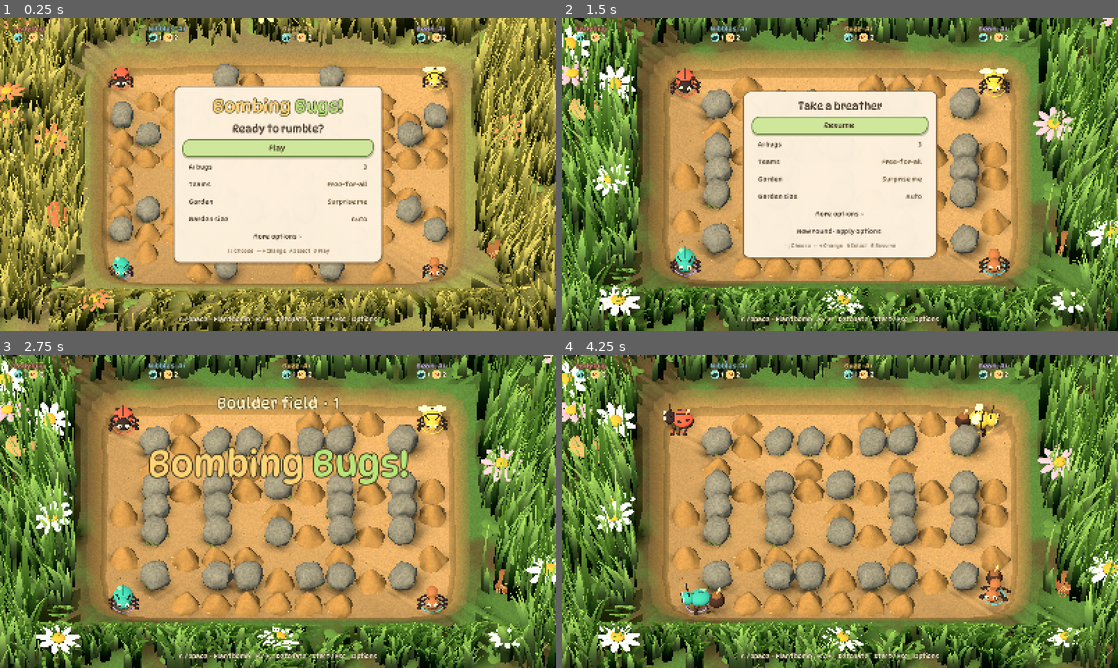
Above: before the commit, frames 1-4 (two rows, left to right).
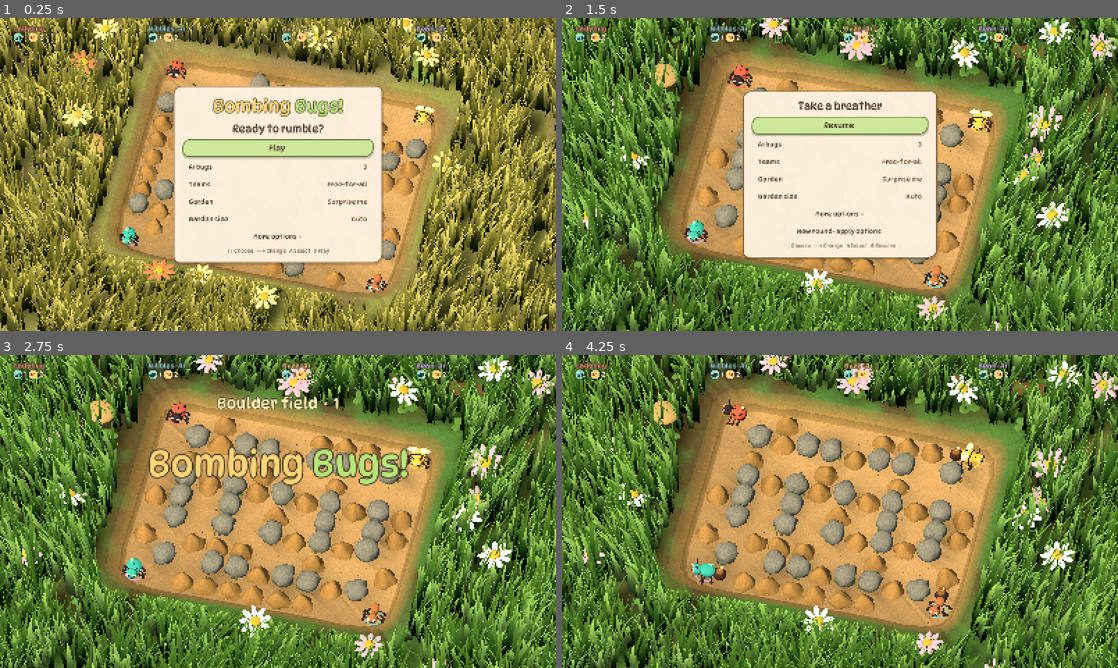
Above: after the commit, the same moments.

Repository: ontola/gamenight-games
Game: Godot game, scene res://main.tscn
Two runs of this game, one before a commit and one after it. Both use one fixed random seed, a clock stepped at 60 frames per second and the inputs below.
Inputs (mouse positions are in pixels of both pictures, inside the frame that each line leads up to):
- Up to frame 1 (0.25 s): no input
- Up to frame 2 (1.5 s): tap Enter at 0.5 s; move the mouse to (962, 158) at 0.52 s; hold D 0.53-1.28 s; hold Enter 0.53-1.28 s; click (962, 158) at 0.67 s; tap Space at 0.77, 1.07 s; move the mouse to (728, 190) at 1.27 s; hold S from 1.28 s (still down); tap P at 1.35 s
- Up to frame 3 (2.75 s): tap Space at 1.52, 1.82 s; move the mouse to (333, 442) at 2.02 s; release S at 2.03 s; hold D from 2.03 s (still down); hold Backspace from 2.03 s (still down)
- Up to frame 4 (4.25 s): move the mouse to (812, 574) at 2.77 s; release D at 2.78 s; release Backspace at 2.78 s; hold W 2.78-3.53 s; tap E at 2.85 s; click (812, 574) at 2.92 s; tap Space at 3.02, 3.32, 3.77, 4.07 s; move the mouse to (1006, 558) at 3.52 s; hold A from 3.53 s (still down); hold Shift from 3.53 s (still down)

The runs differ from the first frame. In frame 1, 62% of the frame differs, in the area x 0-100%, y 0-100%; in frame 2, 66%; in frame 3, 77%; in frame 4, 79%.

Commit message:
Bombing Bugs: blast fire on burning corpses, tilted three-quarter camera, softer shadows, no control hints
Co-Authored-By: Claude Opus 5.5 (1M context) <noreply@anthropic.com>
Claude-Session: https://claude.ai/code/session_01A6exjfnhezmQTZHuqiLmSE

Diff:
--- a/bombing-bugs/gamenight.json
+++ b/bombing-bugs/gamenight.json
@@ -35,6 +35,6 @@
   },
   "links": {
     "source": "https://github.com/ontola/gamenight-games/tree/main/bombing-bugs",
-    "releases": "https://github.com/ontola/gamenight-games/releases/tag/bombing-bugs-v0.6.0"
+    "releases": "https://github.com/ontola/gamenight-games/releases/tag/bombing-bugs-v0.7.0"
   }
 }
--- a/bombing-bugs/project.godot
+++ b/bombing-bugs/project.godot
@@ -23,6 +23,9 @@
 game_id="bombing-bugs"
 
 [rendering]
+
+lights_and_shadows/directional_shadow/size=8192
+lights_and_shadows/directional_shadow/soft_shadow_filter_quality=3
 renderer/rendering_method="gl_compatibility"
 renderer/rendering_method.mobile="gl_compatibility"
 textures/default_filters/use_nearest_mipmap_filter=false
--- a/bombing-bugs/src/bug.gd
+++ b/bombing-bugs/src/bug.gd
@@ -1,5 +1,6 @@
 extends Node3D
 const Clay = preload("res://src/clay.gd")
+const Explosion = preload("res://src/explosion.gd")
 const COLORS := [Color("f1634c"),Color("bf784b"),Color("f7c74c"),Color("3ebeb0")]
 var body: Node3D
 var legs: Array[Node3D] = []
@@ -10,10 +11,13 @@
 # Death: flipped on its back, charred, a little fire on the belly, then it falls apart.
 var dead_time := -1.0
 var charred: Array = []   # [material, original colour]
-var flames: Array[MeshInstance3D] = []
+# The corpse fire reuses the blast's billow shader in looping mode, plus a glow and embers.
+var fire: MultiMeshInstance3D
+var fire_material: ShaderMaterial
+var fire_light: OmniLight3D
+var embers: Array[MeshInstance3D] = []
 var wisps: Array[MeshInstance3D] = []
 var pieces: Array = []    # [node, velocity, spin]
-var flame_material: StandardMaterial3D
 var flame_core: StandardMaterial3D
 var smoke_material: StandardMaterial3D
 const CHAR := Color("1c1612")
@@ -116,7 +120,7 @@
 	var angle := PI*flip
 	body.rotation.z = angle
 	# Once the fire dies down the husk sags flat.
-	var slump := smoothstep(2.3,3.6,t)
+	var slump := smoothstep(2.9,4.2,t)
 	body.position = Vector3(.37*sin(angle),.37-.37*cos(angle)-.14*flip+sin(clampf(t/.5,0,1)*PI)*.55-.1*slump,0)
 	body.scale = Vector3(1.0+.1*slump,1.0-.22*slump,1.0+.1*slump)
 	# Scorched black within a blink; the embers in the char glow out.
@@ -129,22 +133,30 @@
 	for i in legs.size():
 		if legs[i].top_level: continue
 		legs[i].rotation.x = sin(t*28.0+i*1.7)*.7*clampf(t-.45,0,1)*exp(-t*1.3)
-	# A small fire licks the upturned belly, then gutters out.
-	var fire_left := clampf((2.6-t)/.8,0,1)*smoothstep(.35,.6,t)
-	for i in flames.size():
-		var f := flames[i]
-		var flicker := .75+.25*sin(t*(23.0+i*7.0)+i)*sin(t*(13.0+i*3.0))
-		f.visible = fire_left > 0
-		f.scale = Vector3(.26,.6*flicker,.26)*[1.0,.8,.5][i]*fire_left
-		f.position = Vector3(sin(t*9.0+i*2.0)*.04+[-.06,.07,0.0][i],.58+f.scale.y*.4,cos(t*7.0+i)*.04)
+	# The upturned belly burns: rolling fire puffs, a flickering glow and embers drifting up.
+	var fire_left := clampf((3.6-t)/1.0,0,1)*smoothstep(.3,.6,t)
+	var flicker := .8+.2*sin(t*23.0)*sin(t*13.0+1.0)
+	fire.visible = fire_left > 0
+	fire.position.y = .52-.1*slump
+	fire.scale = Vector3.ONE*(.45+.55*fire_left)
+	fire_material.set_shader_parameter("anim",t*1.3)
+	fire_material.set_shader_parameter("intensity",fire_left)
+	fire_light.visible = fire_left > 0
+	fire_light.light_energy = 1.1*fire_left*flicker
+	for i in embers.size():
+		var e := embers[i]
+		var life := fmod(t*.85+i*.137,1.0)
+		e.visible = fire_left > 0
+		e.position = Vector3(sin(i*2.3+life*3.0)*(.12+life*.2),.55+life*1.5-.1*slump,cos(i*1.7+life*2.0)*(.12+life*.15))
+		e.scale = Vector3.ONE*.045*(1.0-life)*fire_left
 	for i in wisps.size():
 		var w := wisps[i]
 		var life := fmod(t*.6+i/6.0,1.0)
-		var strength := clampf((3.6-t)/1.2,0,1)*smoothstep(.4,.8,t)
+		var strength := clampf((4.6-t)/1.2,0,1)*smoothstep(.4,.8,t)
 		w.visible = strength > 0
 		w.position = Vector3(sin(life*5.0+i)*.1+life*.25,.8+life*1.2,cos(life*4.0+i)*.08)
 		w.scale = Vector3.ONE*(.22+life*.4)*strength*(1.0-life*.4)
-	if t >= 2.4 and pieces.is_empty(): _fall_apart()
+	if t >= 3.0 and pieces.is_empty(): _fall_apart()
 	for p in pieces:
 		var node: Node3D = p[0]
 		var v: Vector3 = p[1]
@@ -173,15 +185,34 @@
 			m.emission_enabled = true; m.emission = Color("ff5a1a"); m.emission_energy_multiplier = 0.0
 			n.material_override = m
 			charred.append([m,source.albedo_color])
-	if flame_material == null:
-		flame_material = StandardMaterial3D.new(); flame_material.shading_mode = BaseMaterial3D.SHADING_MODE_UNSHADED
-		flame_material.albedo_color = Color("e2561a"); flame_material.blend_mode = BaseMaterial3D.BLEND_MODE_ADD
-		flame_core = flame_material.duplicate(); flame_core.albedo_color = Color("ffc24a")
+	if flame_core == null:
+		flame_core = StandardMaterial3D.new(); flame_core.shading_mode = BaseMaterial3D.SHADING_MODE_UNSHADED
+		flame_core.albedo_color = Color(1.0,.72,.3)*2.2; flame_core.blend_mode = BaseMaterial3D.BLEND_MODE_ADD
 		smoke_material = StandardMaterial3D.new(); smoke_material.shading_mode = BaseMaterial3D.SHADING_MODE_UNSHADED
 		smoke_material.albedo_color = Color(.36,.33,.3,.32); smoke_material.transparency = BaseMaterial3D.TRANSPARENCY_ALPHA
-	for i in 3:
-		var f := Clay.ball(self,Vector3(0,.7,0),Vector3.ONE*.01,Color.WHITE); f.material_override = flame_core if i == 2 else flame_material
-		f.cast_shadow = GeometryInstance3D.SHADOW_CASTING_SETTING_OFF; f.visible = false; flames.append(f)
+	Explosion.ensure_shaders()
+	var random := RandomNumberGenerator.new(); random.seed = kind*131+int(global_position.x*13.0+global_position.z*7.0)
+	var mm := MultiMesh.new(); mm.transform_format = MultiMesh.TRANSFORM_3D; mm.use_colors = true; mm.use_custom_data = true
+	mm.mesh = Explosion.puff_mesh; mm.instance_count = 16
+	for i in mm.instance_count:
+		var at := Vector3(random.randf_range(-.22,.22),random.randf_range(0,.12),random.randf_range(-.28,.22))
+		var near := 1.0-clampf(Vector2(at.x,at.z).length()/.35,0,1)
+		mm.set_instance_transform(i,Transform3D(Basis.IDENTITY.scaled(Vector3.ONE*random.randf_range(.26,.42)*(.8+.4*near)),at))
+		mm.set_instance_color(i,Color(1,1,1,random.randf_range(.8,.95)))
+		# custom: seed, loop phase, heat (hotter in the middle), cycle speed
+		mm.set_instance_custom_data(i,Color(random.randf(),random.randf(),.7+.3*near,random.randf_range(.1,.6)))
+	fire = MultiMeshInstance3D.new(); fire.multimesh = mm; fire.cast_shadow = GeometryInstance3D.SHADOW_CASTING_SETTING_OFF
+	fire.custom_aabb = AABB(Vector3(-1,-1,-1),Vector3(2,3.5,2))
+	fire_material = ShaderMaterial.new(); fire_material.shader = Explosion.billow_shader
+	fire_material.set_shader_parameter("is_fire",1.0); fire_material.set_shader_parameter("loop",1.0)
+	fire_material.set_shader_parameter("loop_rise",1.6); fire_material.set_shader_parameter("tail_power",1.6)
+	fire_material.set_shader_parameter("lump_amount",.3)
+	fire.material_override = fire_material; fire.visible = false; add_child(fire)
+	fire_light = OmniLight3D.new(); fire_light.position = Vector3(0,.9,0); fire_light.omni_range = 2.0; fire_light.omni_attenuation = 1.2
+	fire_light.light_color = Color("ff8a32"); fire_light.visible = false; add_child(fire_light)
+	for i in 8:
+		var e := Clay.ball(self,Vector3(0,.7,0),Vector3.ONE,Color.WHITE); e.material_override = flame_core
+		e.cast_shadow = GeometryInstance3D.SHADOW_CASTING_SETTING_OFF; e.visible = false; embers.append(e)
 	for i in 6:
 		var w := Clay.ball(self,Vector3(0,.8,0),Vector3.ONE*.01,Color.WHITE); w.material_override = smoke_material
 		w.cast_shadow = GeometryInstance3D.SHADOW_CASTING_SETTING_OFF; w.visible = false; wisps.append(w)
--- a/bombing-bugs/src/explosion.gd
+++ b/bombing-bugs/src/explosion.gd
@@ -14,6 +14,10 @@
 uniform float growth_min = 0.35;
 uniform float tail_power = 1.5;
 uniform vec3 smoke_tint : source_color = vec3(1.0);
+// Looping fire (a burning bug): every puff cycles on its own phase and rises as it ages.
+uniform float loop = 0.0;
+uniform float loop_rise = 0.0;
+uniform float intensity = 1.0;
 varying float v_age;
 varying float v_heat;
 varying vec3 v_body;
@@ -26,13 +30,15 @@
  v_body = COLOR.rgb;
  v_opk = COLOR.a;
  v_age = clamp((anim-delay)*(1.0+INSTANCE_CUSTOM.w)/max(1.0-delay,0.001),0.0,1.0);
+ if (loop > .5) v_age = fract(anim*(1.0+INSTANCE_CUSTOM.w)+delay);
  float s = seed*100.0;
  float a = sin(VERTEX.x*6.3+s)*sin(VERTEX.y*5.1+s*1.7)*sin(VERTEX.z*7.2+s*.9);
  float b = sin(VERTEX.x*13.0+s*2.1)*sin(VERTEX.z*11.0+s*1.3);
  float c = sin(VERTEX.x*21.0+s*3.3)*sin(VERTEX.y*18.0+s*2.1)*sin(VERTEX.z*25.0+s*1.5);
  v_shade = (a*.7+b*.3)*.55+c*.45;
  VERTEX += NORMAL*(a*.7+b*.3)*lump_amount;
- VERTEX *= mix(growth_min,1.0,v_age);
+ VERTEX *= mix(growth_min,1.0,v_age)*mix(1.0,.55,loop*v_age*v_age);
+ VERTEX.y += loop_rise*v_age*v_age;
 }
 void fragment() {
  float facing = abs(dot(normalize(NORMAL),normalize(VIEW)));
@@ -40,7 +46,7 @@
  float fade_in = smoothstep(0.0,.12,v_age);
  float t = clamp((v_age-.12)/.88,0.0,1.0);
  float fade_out = pow(1.0-t,tail_power)*(1.0-smoothstep(.5,1.0,t));
- ALPHA = v_opk*fade_in*fade_out*smoothstep(0.0,.85,facing);
+ ALPHA = v_opk*fade_in*fade_out*smoothstep(0.0,.85,facing)*intensity;
  vec2 px_cell = floor(UV*vec2(8.0,5.0));
  float cell_band = mod(px_cell.x+px_cell.y,3.0)-1.0;
  if (is_fire > .5) {
@@ -120,12 +126,18 @@
 ## cells: every burning cell of this blast (the bomb's own cell first).
 ## world_of maps a cell to its world position.
 func setup(cells: Array, world_of: Callable, seed_value: int) -> void:
+	ensure_shaders()
+	_setup(cells,world_of,seed_value)
+
+static func ensure_shaders() -> void:
 	if billow_shader == null:
 		billow_shader = Shader.new(); billow_shader.code = BILLOW_CODE
 		spark_shader = Shader.new(); spark_shader.code = SPARK_CODE
 		scorch_shader = Shader.new(); scorch_shader.code = SCORCH_CODE
 		puff_mesh = SphereMesh.new(); puff_mesh.radius = .5; puff_mesh.height = 1.0; puff_mesh.radial_segments = 16; puff_mesh.rings = 9
 		spark_mesh = SphereMesh.new(); spark_mesh.radius = .06; spark_mesh.height = .12; spark_mesh.radial_segments = 5; spark_mesh.rings = 3
+
+func _setup(cells: Array, world_of: Callable, seed_value: int) -> void:
 	var rng := RandomNumberGenerator.new(); rng.seed = seed_value
 	var center: Vector2i = cells[0]
 	var origin: Vector3 = world_of.call(Vector2(center))
--- a/bombing-bugs/src/garden.gd
+++ b/bombing-bugs/src/garden.gd
@@ -35,7 +35,9 @@
 	env.glow_enabled = true; env.glow_hdr_threshold = 1.0; env.glow_intensity = .9; env.glow_bloom = 0.0; env.glow_blend_mode = Environment.GLOW_BLEND_MODE_ADDITIVE
 	env_node.environment = env; add_child(env_node)
 	var sun := DirectionalLight3D.new(); sun.rotation_degrees = Vector3(SUN_ANGLES.x,SUN_ANGLES.y,0); sun.light_color = Color("ffe7bd"); sun.light_energy = .74
-	sun.shadow_enabled = true; sun.shadow_blur = 2.0; sun.directional_shadow_max_distance = 40; add_child(sun)
+	sun.shadow_enabled = true; sun.shadow_blur = 1.6; sun.directional_shadow_max_distance = 40
+	# One full-resolution cascade: the ortho camera sees the whole garden at once.
+	sun.directional_shadow_mode = DirectionalLight3D.SHADOW_ORTHOGONAL; sun.shadow_normal_bias = 1.2; add_child(sun)
 	arena_root = Node3D.new(); add_child(arena_root)
 	flame_root = Node3D.new(); add_child(flame_root)
 	burst_root = Node3D.new(); add_child(burst_root)
@@ -49,6 +51,10 @@
 	{"soil":Color("7a6142"),"moss":Color("7f8648"),"base":Color("4d5c2a"),"tip":Color("cfb055"),"flowers":[Color("c9a0e8"),Color("fff0c8")]},
 ]
 const SUN_ANGLES := Vector2(-52,-32)
+## A playful three-quarter view: tilted down CAM_PITCH degrees and turned CAM_YAW
+## degrees off straight-on, so the garden reads as a little diorama.
+const CAM_PITCH := 54.0
+const CAM_YAW := 13.0
 const GRASS_SHADER := """shader_type spatial;
 render_mode cull_disabled;
 uniform float gust = 1.0;
@@ -79,12 +85,13 @@
 varying vec3 world;
 void vertex() { world = (MODEL_MATRIX*vec4(VERTEX,1.0)).xyz; }
 void fragment() {
- // The quads float at meadow height, so they must never hang over the sunken pit.
- if (abs(world.x) < arena.x && abs(world.z) < arena.y) discard;
+ // Fade out towards the pit instead of cutting off at a hard edge.
+ float outside = max(abs(world.x)-arena.x,abs(world.z)-arena.y);
+ float near_pit = smoothstep(0.0,.9,outside);
  float d = length(UV);
  float core = mix(1.0,.55,smoothstep(-1.0,1.0,UV.x));
  ALBEDO = vec3(.08,.1,.04);
- ALPHA = (1.0-smoothstep(.25,1.0,d))*.32*core;
+ ALPHA = (1.0-smoothstep(.25,1.0,d))*.32*core*near_pit;
 }
 """
 const MEADOW_SHADER := """shader_type spatial;
@@ -143,8 +150,7 @@
 			var stem_at := at+Vector3(rng.randf_range(-.3,.3),0,rng.randf_range(-.3,.3))
 			# Daisies stand taller than the bugs, except along the front edge where they'd hide the sand.
 			var height := rng.randf_range(1.1,2.3)
-			var front := stem_at.z-(hz+.62)
-			if front > -.62 and absf(stem_at.x) < hx+2.5: height = minf(height,(front-.5)*.9)
+			height = minf(height,_cover_limit(stem_at,Vector3.ZERO)-.5)
 			if height > .5: flower(stem_at,height,flower_colors[rng.randi() % flower_colors.size()])
 	# One back-edge prop: a fallen twig, a row of pebbles or nothing at all.
 	match rng.randi() % 3:
@@ -174,7 +180,8 @@
 	var mx := -side*(hx+rng.randf_range(1.8,2.6)); var mz := rng.randf_range(-hz+.5,hz-.5)
 	for i in rng.randi_range(1,3):
 		var m := _sway_node(scenery,Vector3(mx-side*i*.8,0,mz+rng.randf_range(-.3,.3)),.6)
-		var height := rng.randf_range(.9,1.6)
+		var height := minf(rng.randf_range(.9,1.6),_cover_limit(m.position,Vector3.ZERO)-.7)
+		if height < .5: m.visible = false
 		Clay.rod(m,Vector3.ZERO,Vector3(0,height,0),.11,Color("e5ce99"))
 		Clay.ball(m,Vector3(0,height,0),Vector3(1.2,.45,1.2)*rng.randf_range(.8,1.15),cap)
 
@@ -205,7 +212,7 @@
 # a continuous eroded bank rises outside the playable cells, rather than a rock fence.
 func build_terrain() -> void:
 	var rings: Array[PackedVector3Array] = []
-	var profiles := [Vector3(hx+.03,-.04,hz+.03),Vector3(hx+.22,.18,hz+.22),Vector3(hx+.68,.53,hz+.68),Vector3(hx+1.15,.49,hz+1.15),Vector3(hx+7.5,.43,hz+6.5)]
+	var profiles := [Vector3(hx+.03,-.04,hz+.03),Vector3(hx+.22,.18,hz+.22),Vector3(hx+.68,.53,hz+.68),Vector3(hx+1.15,.49,hz+1.15),Vector3(hx+16,.43,hz+14)]
 	var count := 192
 	for r in profiles.size():
 		var ring := PackedVector3Array(); var profile: Vector3 = profiles[r]
@@ -244,7 +251,7 @@
 ## One mesh and a wind shader keep it cheap; UV.y carries the height for the sway.
 func build_grass() -> void:
 	var verts := PackedVector3Array(); var normals := PackedVector3Array(); var colors := PackedColorArray(); var uvs := PackedVector2Array(); var indices := PackedInt32Array()
-	var reach := Vector2(hx+6,hz+4.5)
+	var reach := Vector2(hx+9,hz+7.5)
 	var shadow_tool := SurfaceTool.new(); shadow_tool.begin(Mesh.PRIMITIVE_TRIANGLES)
 	var clumps := int(660*(reach.x*reach.y)/(11.5*9.0))
 	var base_color: Color = mood.base; var tip_color: Color = mood.tip
@@ -268,15 +275,12 @@
 			var lean := facing*rng.randf_range(.1,.4)*height+Vector3(off.x,0,off.y)*.4
 			# Blades beside the arena lean away from it, never over it.
 			if absf(at.x) > hx+.62 and absf(at.z) < hz+1.5: lean.x = absf(lean.x)*signf(at.x)
-			var front := at.z-(hz+.62)
-			if front > -.62 and absf(at.x) < hx+2.5:
-				# The camera looks over the front edge, so the grass there is swept
-				# aside: leaning outward and only as tall as it can be without its
-				# tips reaching over the sand (ortho camera at ~46 degrees).
-				var sweep := rng.randf_range(.3,.5)
-				lean.z = sweep*height
-				height = minf(height,maxf(.12,front/(1.0-sweep)))
-				lean.z = sweep*height
+			# Blades between the camera and the sand stay short enough that their
+			# tips never hide it; they stand upright rather than swept aside.
+			var reach_on_screen := _cover_limit(at,lean/height)
+			if height > reach_on_screen:
+				var k := maxf(.12,reach_on_screen)/height
+				height *= k; lean *= k
 			tallest = maxf(tallest,height)
 			var shade := rng.randf()
 			var low_c := base_color.lerp(mood.soil,rng.randf()*.25)
@@ -309,11 +313,39 @@
 	shade_mesh.cast_shadow = GeometryInstance3D.SHADOW_CASTING_SETTING_OFF
 	var shade_shader := Shader.new(); shade_shader.code = CLUMP_SHADOW_SHADER
 	shade_mesh.material_override = ShaderMaterial.new(); shade_mesh.material_override.shader = shade_shader
-	shade_mesh.material_override.set_shader_parameter("arena",Vector2(hx+.9,hz+.9))
+	shade_mesh.material_override.set_shader_parameter("arena",Vector2(hx+.7,hz+.7))
 	scenery.add_child(shade_mesh)
 	var shader := Shader.new(); shader.code = GRASS_SHADER
 	var material := ShaderMaterial.new(); material.shader = shader; material.set_shader_parameter("gust",rng.randf_range(.6,1.3))
 	grass.material_override = material; scenery.add_child(grass)
+
+## Approximate height of the bank and meadow at a point (see build_terrain's profiles).
+func _meadow_height(p: Vector3) -> float:
+	var d := maxf(absf(p.x)-hx,absf(p.z)-hz)
+	if d < .68: return .53
+	if d < 1.15: return lerpf(.53,.49,(d-.68)/.47)
+	return lerpf(.49,.43,clampf((d-1.15)/14.85,0,1))
+
+## Horizontal direction the camera looks in.
+static func view_away() -> Vector3:
+	return Vector3(-sin(deg_to_rad(CAM_YAW)),0,-cos(deg_to_rad(CAM_YAW)))
+
+## How tall something standing at `at` may be (leaning `lean_per_height` per unit
+## of height) before its top, seen from the camera, overlaps the sand pit.
+func _cover_limit(at: Vector3, lean_per_height: Vector3) -> float:
+	var per := Vector2(view_away().x,view_away().z)/tan(deg_to_rad(CAM_PITCH))+Vector2(lean_per_height.x,lean_per_height.z)
+	var half := Vector2(hx+.62,hz+.62)
+	var t_in := -INF; var t_out := INF
+	for axis in 2:
+		var o: float = at.x if axis == 0 else at.z
+		var d: float = per[axis]
+		if absf(d) < .0001:
+			if absf(o) >= half[axis]: return INF
+			continue
+		var t1 := (-half[axis]-o)/d; var t2 := (half[axis]-o)/d
+		t_in = maxf(t_in,minf(t1,t2)); t_out = minf(t_out,maxf(t1,t2))
+	if t_in >= t_out or t_out <= 0: return INF
+	return maxf(t_in,0.0)*.92
 
 ## One soft ellipse per clump: a dark core under the tuft fading out along the sun.
 func _clump_shadow(tool: SurfaceTool, center: Vector3, radius: float, height: float) -> void:
@@ -321,8 +353,9 @@
 	var reach := Vector3(light.x,0,light.z)/-light.y*height*.8
 	var along := reach.normalized(); var across := Vector3(-along.z,0,along.x)
 	var half_len := reach.length()*.5+radius*1.2; var half_w := radius*1.4+height*.08
-	var mid := Vector3(center.x,.5,center.z)+reach*.5
+	var mid := Vector3(center.x,0,center.z)+reach*.5
 	var corners := [mid-along*half_len-across*half_w,mid+along*half_len-across*half_w,mid+along*half_len+across*half_w,mid-along*half_len+across*half_w]
+	for i in 4: corners[i].y = _meadow_height(corners[i])+.05
 	var uv := [Vector2(-1,-1),Vector2(1,-1),Vector2(1,1),Vector2(-1,1)]
 	for i in [0,1,2,0,2,3]:
 		# UV.x < 0 is the end under the tuft; it stays darker than the tail.
--- a/bombing-bugs/src/main.gd
+++ b/bombing-bugs/src/main.gd
@@ -96,7 +96,7 @@
 	garden = Garden.new(); add_child(garden); garden.build()
 	camera = Camera3D.new(); add_child(camera)
 	camera.projection = Camera3D.PROJECTION_ORTHOGONAL; camera.keep_aspect = Camera3D.KEEP_WIDTH; camera.size = 18.0
-	camera.position = Vector3(0,16,15); camera.look_at(Vector3(0,0,-.2)); camera.current = true
+	camera.current = true; _frame_camera(13,11)
 	_build_ui(); _build_audio()
 	_warm_up_shaders()
 	if managed:
@@ -152,9 +152,7 @@
 	round_index += 1
 	sim.start(roster,settings,seed_base+round_index*71)
 	garden.reset(sim)
-	# Frame each garden size the same way the medium garden was composed.
-	var zoom := maxf(sim.w/13.0,sim.h/11.0)
-	camera.size = 18.0*zoom; camera.position = Vector3(0,16,15)*zoom; camera.look_at(Vector3(0,0,-.2*zoom))
+	_frame_camera(sim.w,sim.h)
 	for view in views: view.queue_free()
 	views.clear()
 	for i in sim.bugs.size():
@@ -162,9 +160,27 @@
 		v.position = garden.world(sim.bugs[i].pos)
 	_update_badges()
 	result_time = 0; countdown = 3.0 if intro else 2.0
-	hint.text = "A  ·  Plant bomb     B  ·  Detonate     Start  ·  Options     Back  ·  GameNight" if managed else "A / Space  ·  Plant bomb     B / E  ·  Detonate     Start / Esc  ·  Options"
+	# Controls speak for themselves; the hint line only returns between rounds.
+	hint.text = ""
 	if demo:
 		for p in sim.bugs: p.bot = true
+
+## Three-quarter view (Garden.CAM_PITCH/CAM_YAW) sized so the whole pit and its
+## bank fit on screen with the same breathing room for every garden size.
+func _frame_camera(cols: int, rows: int) -> void:
+	var hx := (cols-2)*.5+1.2; var hz := (rows-2)*.5+1.2
+	var pitch := deg_to_rad(Garden.CAM_PITCH); var yaw := deg_to_rad(Garden.CAM_YAW)
+	var back := Vector3(sin(yaw)*cos(pitch),sin(pitch),cos(yaw)*cos(pitch))
+	# Nudge the aim down a little so the player badges along the top have room.
+	var target := Vector3(0,0,-.35)
+	camera.position = target+back*30.0; camera.look_at(target)
+	var right := camera.global_basis.x; var up := camera.global_basis.y
+	var w := 0.0; var h := 0.0
+	for c in [Vector3(-hx,0,-hz),Vector3(hx,0,-hz),Vector3(hx,0,hz),Vector3(-hx,0,hz),Vector3(-hx,.6,-hz),Vector3(hx,.6,-hz)]:
+		w = maxf(w,absf(c.dot(right))); h = maxf(h,absf((c-target).dot(up)))
+	var view := get_viewport().get_visible_rect().size
+	var aspect := view.x/maxf(view.y,1.0)
+	camera.size = maxf(w*2.0,h*2.0*aspect)*1.06
 
 func _prepared(id: String, seats: Array, players: Array) -> void:
 	session = id; host_seats = seats; host_players = players; active = false; host_paused = false
@@ -348,8 +364,8 @@
 	var root := Control.new(); root.set_anchors_and_offsets_preset(Control.PRESET_FULL_RECT); root.mouse_filter = Control.MOUSE_FILTER_IGNORE; layer.add_child(root)
 	badges = HBoxContainer.new(); root.add_child(badges); badges.set_anchors_and_offsets_preset(Control.PRESET_TOP_WIDE);  …(205 unchanged characters)…
 	banner = _label("",44); root.add_child(banner); banner.set_anchors_and_offsets_preset(Control.PRESET_CENTER_TOP); bann …(309 unchanged characters)…
-	hint = _label("A / Space  ·  Plant bomb     Start / Esc  ·  Options",18); root.add_child(hint); hint.set_an …(340 unchanged characters)…
-	if managed: hint.text = "A  ·  Plant bomb     B  ·  Detonate     Start  ·  Options     Back  ·  GameNight"
+	hint = _label("",18); root.add_child(hint); hint.set_an …(340 unchanged characters)…
+	hint.text = ""
 	var center := CenterContainer.new(); root.add_child(center); center.set_anchors_and_offsets_preset(Control.PRESET_FULL_RECT); center.mouse_filter = Control.MOUSE_FILTER_IGNORE
 	overlay = PanelContainer.new(); center.add_child(overlay); overlay.custom_minimum_size = Vector2(560,0)
 	var card := _panel(Color("fff3e0f5"),Color("886842")); card.set_content_margin_all(26); overlay.add_theme_stylebox_override("panel",card)
Not shown, changed: bombing-bugs/README.md
